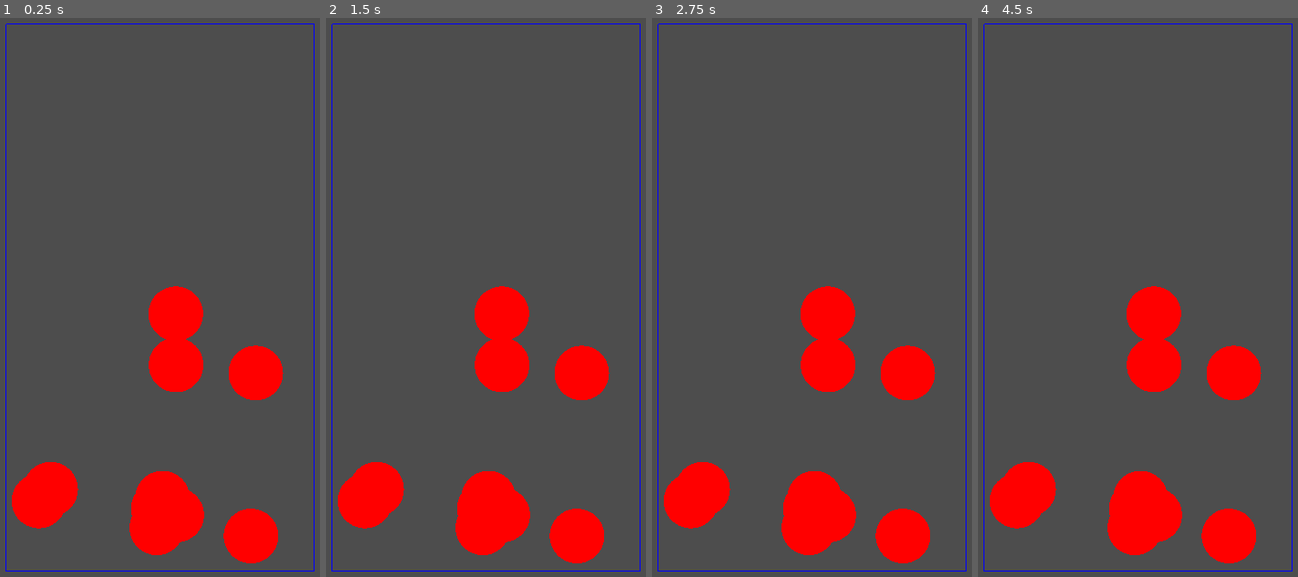
Above: before the commit, frames 1-4 (left to right).
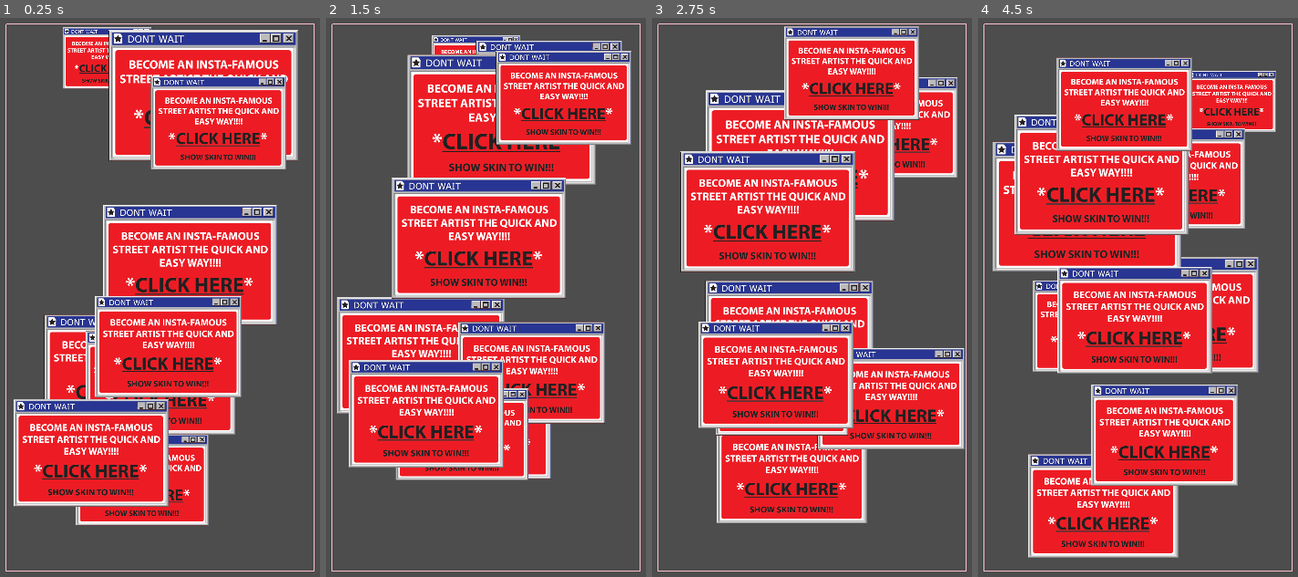
Above: after the commit, the same moments.

Repository: Tryptophan/ludumdare59
Game: Godot game, scene res://phone.tscn
Two runs of this game, one before a commit and one after it. Both use one fixed random seed, a clock stepped at 60 frames per second and the inputs below.
Inputs (mouse positions are in pixels of both pictures, inside the frame that each line leads up to):
- Up to frame 1 (0.25 s): no input
- Up to frame 2 (1.5 s): move the mouse to (outside the picture) at 0.52 s; click (outside the picture) at 0.67 s; drag from (460, 331) to (569, 420) at 1.27 s
- Up to frame 3 (2.75 s): move the mouse to (outside the picture) at 2.02 s; click (outside the picture) at 2.17 s
- Up to frame 4 (4.5 s): drag from (1221, 420) to (1038, 213) at 2.77 s; move the mouse to (outside the picture) at 3.52 s; click (outside the picture) at 3.67 s; drag from (1038, 213) to (1147, 152) at 4.27 s

The runs differ from the first frame. In frame 1, 55% of the frame differs, in the area x 1-99%, y 0-100%; in frame 2, 59%; in frame 3, 60%; in frame 4, 60%.

Commit message:
ads mini game

Diff:
--- /dev/null
+++ b/ads.gd
@@ -0,0 +1,79 @@
+extends Node2D
+
+signal finished
+
+const CLOSE_SIZE = Vector2(40, 40)  # top-right hit area in pixels
+
+var phone_position: Vector2
+var phone_size: Vector2
+var ads: Array[Sprite2D] = []
+var velocities: Array[Vector2] = []
+var ad_sizes: Array[Vector2] = []
+var texture: Texture2D
+
+const SPEED = 40.0
+
+
+func setup(pos: Vector2, size: Vector2) -> void:
+	phone_position = pos
+	phone_size = size
+	texture = load("res://ad.png")
+	var tex_size = texture.get_size()
+	for i in 10:
+		var sprite = Sprite2D.new()
+		sprite.texture = texture
+		sprite.centered = false
+		var divisor = randf_range(1.5, 3.5)
+		var max_size = phone_size / divisor
+		var uniform_scale = min(max_size.x / tex_size.x, max_size.y / tex_size.y)
+		sprite.scale = Vector2(uniform_scale, uniform_scale)
+		var ad_size = tex_size * uniform_scale
+		sprite.position = Vector2(
+			randf_range(phone_position.x, phone_position.x + phone_size.x - ad_size.x),
+			randf_range(phone_position.y, phone_position.y + phone_size.y - ad_size.y)
+		)
+		add_child(sprite)
+		ads.append(sprite)
+		velocities.append(Vector2.from_angle(randf_range(0.0, TAU)) * SPEED)
+		ad_sizes.append(ad_size)
+
+
+func _process(delta: float) -> void:
+	for i in ads.size():
+		var sprite = ads[i]
+		var ad_size = ad_sizes[i]
+		sprite.position += velocities[i] * delta
+		var pos = sprite.position
+		if pos.x < phone_position.x:
+			pos.x = phone_position.x
+			velocities[i].x = abs(velocities[i].x)
+		elif pos.x > phone_position.x + phone_size.x - ad_size.x:
+			pos.x = phone_position.x + phone_size.x - ad_size.x
+			velocities[i].x = -abs(velocities[i].x)
+		if pos.y < phone_position.y:
+			pos.y = phone_position.y
+			velocities[i].y = abs(velocities[i].y)
+		elif pos.y > phone_position.y + phone_size.y - ad_size.y:
+			pos.y = phone_position.y + phone_size.y - ad_size.y
+			velocities[i].y = -abs(velocities[i].y)
+		sprite.position = pos
+
+
+func _input(event: InputEvent) -> void:
+	if event is InputEventMouseButton and event.pressed and event.button_index == MOUSE_BUTTON_LEFT:
+		var local_pos = to_local(event.position)
+		for i in range(ads.size() - 1, -1, -1):
+			var sprite = ads[i]
+			var ad_size = ad_sizes[i]
+			var top_right = Rect2(
+				sprite.position + Vector2(ad_size.x - CLOSE_SIZE.x, 0),
+				CLOSE_SIZE
+			)
+			if top_right.has_point(local_pos):
+				sprite.queue_free()
+				ads.remove_at(i)
+				ad_sizes.remove_at(i)
+				velocities.remove_at(i)
+				if ads.is_empty():
+					finished.emit()
+				break
--- a/dots.gd
+++ /dev/null
@@ -1,37 +0,0 @@
-extends Node2D
-
-signal finished
-
-const RADIUS = 30
-
-var phone_position: Vector2
-var phone_size: Vector2
-var circles: Array[Vector2] = []
-
-
-func setup(pos: Vector2, size: Vector2) -> void:
-	phone_position = pos
-	phone_size = size
-	for i in 10:
-		circles.append(Vector2(
-			randf_range(phone_position.x + RADIUS, phone_position.x + phone_size.x - RADIUS),
-			randf_range(phone_position.y + RADIUS, phone_position.y + phone_size.y - RADIUS)
-		))
-
-func _draw() -> void:
-	draw_rect(Rect2(phone_position, phone_size), Color.BLUE, false)
-	for pos in circles:
-		draw_circle(pos, RADIUS, Color.RED)
-
-
-# Press all dots on the screen
-func _input(event: InputEvent) -> void:
-	if event is InputEventMouseButton and event.pressed and event.button_index == MOUSE_BUTTON_LEFT:
-		var local_pos = to_local(event.position)
-		for i in range(circles.size() - 1, -1, -1):
-			if local_pos.distance_to(circles[i]) <= RADIUS:
-				circles.remove_at(i)
-				queue_redraw()
-				if circles.is_empty():
-					finished.emit()
-				break
--- a/phone.gd
+++ b/phone.gd
@@ -3,7 +3,7 @@
 
 signal finished
 
-const GAMES = ["dots", "pattern", "password"]
+const GAMES = ["ads", "pattern", "password"]
 
 @export var phone_size: Vector2 = Vector2(338, 600):
 	set(v): phone_size = v; queue_redraw()
Binary file added: ad.png
Not shown, added: ad.png.import
Renamed: dots.gd.uid -> ads.gd.uid
